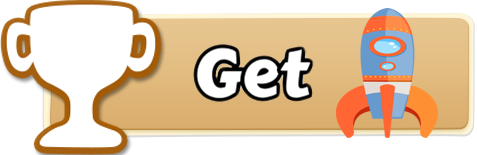
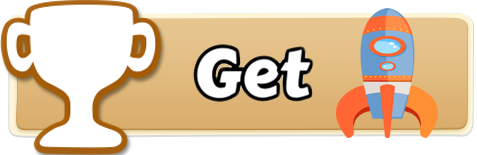
Layer changes from the first w=477, h=155 image to the second:
painted on "Base 1" over (15, 17, 469, 131)
painted on "Base 2" over (9, 13, 474, 136)
